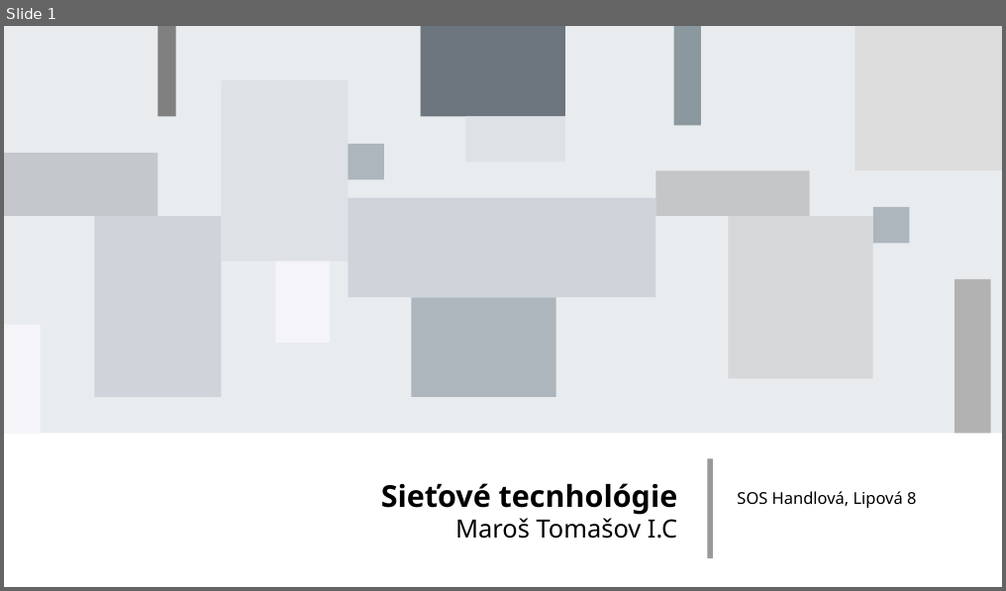
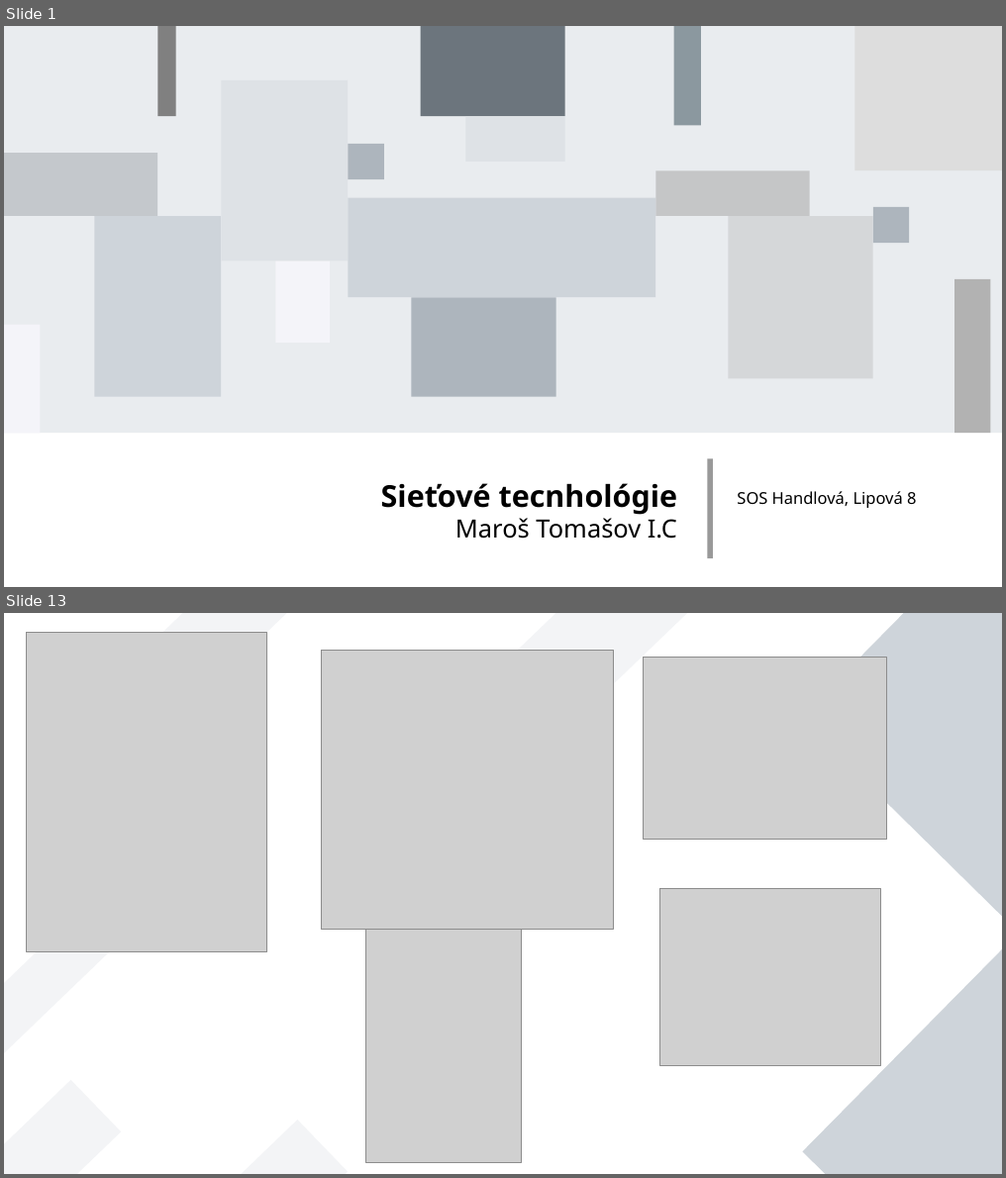
Before and after one commit to ZekoSNB/School, a slide deck: ASW/Sietove_technologie.pptx. Shown one above the other, each under a label of ours: slide 1 before the commit, slides 1 and 13 after it; the slides between them are not shown. The pictures are 1006x591 and 1006x1178 pixels, drawn with LibreOffice and Linux fonts; fonts in the diff are those of the drawing; grey boxes stand for pictures. Boxes give left, top, right and bottom in pixels: in the first picture for what was removed or moved away, otherwise in the second. Text is boxed around its words. In the diff, an @@ line names an element or a change of style, - is before the commit and + after.

```diff
--- a/ASW/Sietove_technologie.pptx
+++ b/ASW/Sietove_technologie.pptx
@@ slide 13 added at (4, 613, 1002, 1174), background #FFFFFF @@
@@ picture added at (27, 633, 266, 953) @@
@@ rectangle added at (157, 613, 393, 689), fill #8D99AE at 10% opacity @@
@@ rectangle added at (385, 613, 695, 844), fill #8D99AE at 10% opacity @@
@@ rectangle added at (801, 613, 1002, 919), fill #CED4DA @@
@@ picture added at (321, 651, 614, 930) @@
@@ picture added at (644, 658, 887, 840) @@
@@ rectangle added at (4, 858, 170, 1071), fill #8D99AE at 10% opacity @@
@@ picture added at (660, 889, 881, 1065) @@
@@ picture added at (366, 930, 521, 1163) @@
@@ rectangle added at (803, 949, 1002, 1174), fill #CED4DA @@
@@ rectangle added at (4, 1080, 121, 1174), fill #8D99AE at 10% opacity @@
@@ rectangle added at (114, 1120, 349, 1174), fill #8D99AE at 10% opacity @@
```
Also in this commit, not shown: 6 slides changed, 3 other slides added, 2 slides removed, 2 other files.
